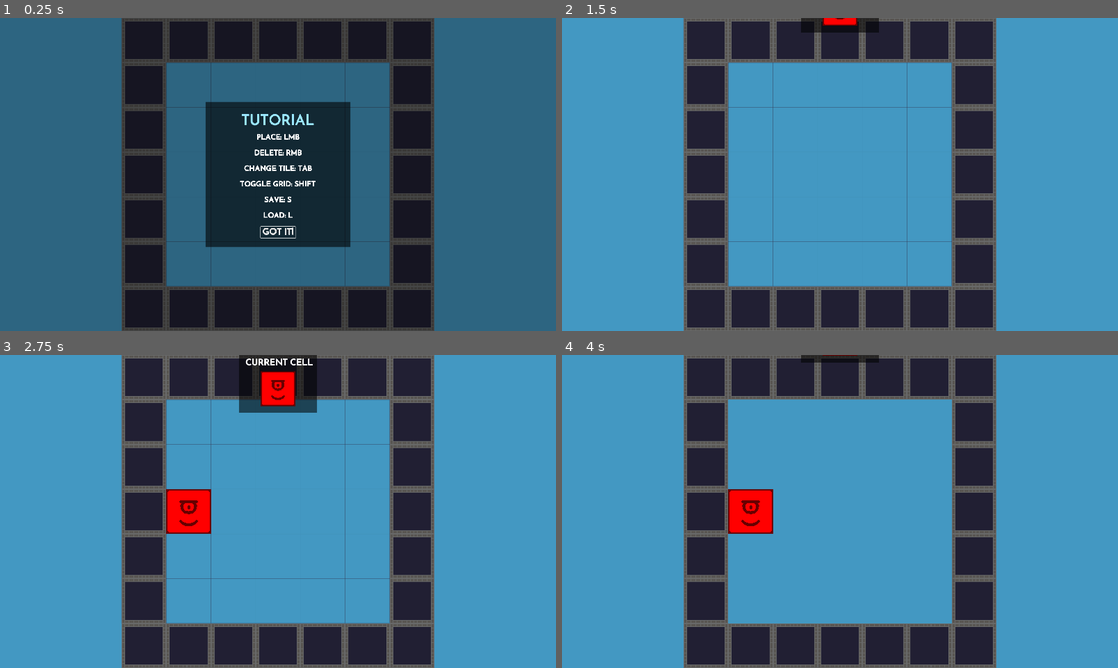
Above: before the commit, frames 1-4 (two rows, left to right).
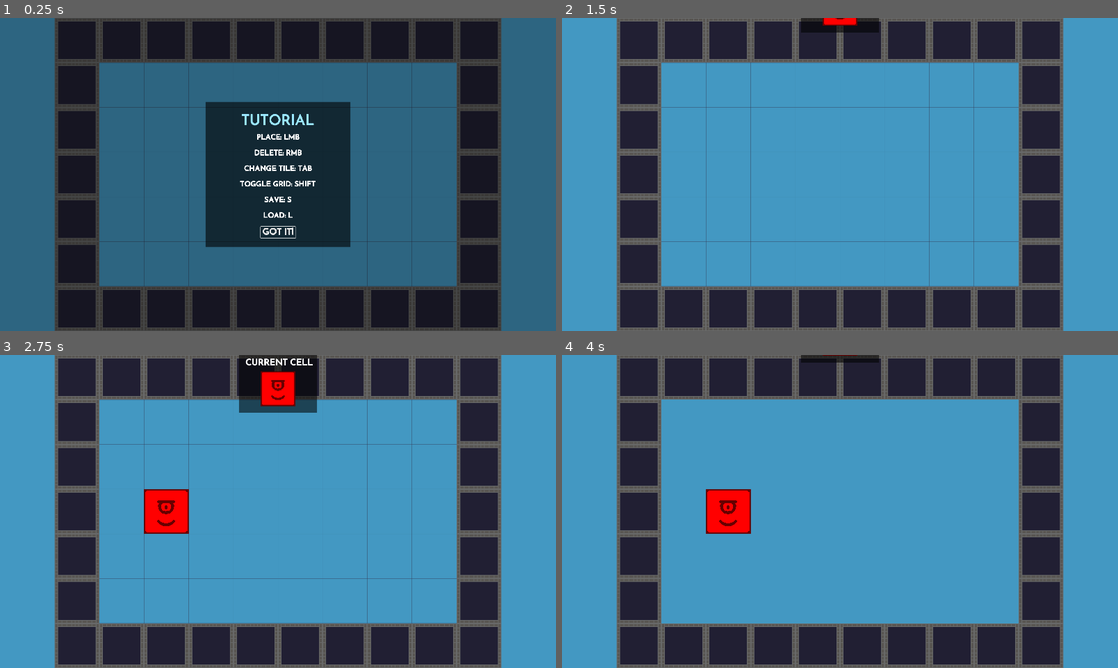
Above: after the commit, the same moments.

Repository: VoidScientist/Terrain-War
Game: Godot game, scene res://scenes/map_creator.tscn
Same seed, same stepped clock (60 frames per second), same inputs: the game is played once before the commit and once after it. This scene is started directly instead of the project's main scene.
Inputs (mouse positions are in pixels of both pictures, inside the frame that each line leads up to):
- Up to frame 1 (0.25 s): no input
- Up to frame 2 (1.5 s): click "GOT IT!" at 0.5 s; move the mouse to (962, 158) at 1.27 s; tap Tab (change_cell) at 1.35 s
- Up to frame 3 (2.75 s): move the mouse to (166, 527) at 2.02 s; click (166, 527) at 2.1 s
- Up to frame 4 (4 s): tap Enter at 2.75 s; move the mouse to (895, 442) at 2.77 s; hold Right mouse button (delete) 2.78-3.53 s; move the mouse to (812, 574) at 3.52 s; tap Shift (toggle_grid) at 3.6 s

The runs differ from the first frame. In frame 1, 34% of the frame differs, in the area x 9-91%, y 0-100%; in frame 2, 35%; in frame 3, 35%; in frame 4, 35%.

Commit message:
mostly finished saving/loading
noticed a problem in usage with camera.focus_on_area()

also i should make a parent class for both editable map and playable map

changing save system to make it less dangerous might be great too

Diff:
--- a/project.godot
+++ b/project.godot
@@ -86,6 +86,11 @@
 "events": [ Object(InputEventKey,"resource_local_to_scene":false,"resource_name":"","device":0,"alt":false,"shift":false,"control":false,"meta":false,"command":false,"pressed":false,"scancode":0,"physical_scancode":83,"unicode":0,"echo":false,"script":null)
  ]
 }
+load={
+"deadzone": 0.5,
+"events": [ Object(InputEventKey,"resource_local_to_scene":false,"resource_name":"","device":0,"alt":false,"shift":false,"control":false,"meta":false,"command":false,"pressed":false,"scancode":0,"physical_scancode":76,"unicode":0,"echo":false,"script":null)
+ ]
+}
 
 [physics]
 
--- a/scenes/map_creator.tscn
+++ b/scenes/map_creator.tscn
@@ -52,6 +52,7 @@
 tile_set = ExtResource( 3 )
 format = 1
 script = ExtResource( 2 )
+width = 8
 
 [node name="FocusingCamera" type="Camera2D" parent="."]
 current = true
@@ -193,7 +194,7 @@
 custom_styles/normal = SubResource( 2 )
 text = "GOT IT!"
 
-[node name="FileDialog" type="FileDialog" parent="UI"]
+[node name="save_dialog" type="FileDialog" parent="UI"]
 anchor_left = 0.5
 anchor_top = 0.5
 anchor_right = 0.5
@@ -207,5 +208,23 @@
 access = 1
 filters = PoolStringArray( "*.dat" )
 
+[node name="load_dialog" type="FileDialog" parent="UI"]
+anchor_left = 0.5
+anchor_top = 0.5
+anchor_right = 0.5
+anchor_bottom = 0.5
+margin_left = -250.0
+margin_top = -250.0
+margin_right = 250.0
+margin_bottom = 250.0
+rect_min_size = Vector2( 500, 500 )
+window_title = "Ouvrir un fichier"
+mode = 0
+access = 1
+filters = PoolStringArray( "*.dat" )
+
 [connection signal="pressed" from="UI/tutorial_layer/tutorial_win/understood_button" to="." method="_on_understood_button_pressed"]
-[connection signal="file_selected" from="UI/FileDialog" to="." method="save"]
+[connection signal="file_selected" from="UI/save_dialog" to="." method="save"]
+[connection signal="popup_hide" from="UI/save_dialog" to="." method="disable_ui"]
+[connection signal="file_selected" from="UI/load_dialog" to="." method="load_map"]
+[connection signal="popup_hide" from="UI/load_dialog" to="." method="disable_ui"]
--- a/scripts/editable_map.gd
+++ b/scripts/editable_map.gd
@@ -5,23 +5,23 @@
 onready var tutorial_ui: Control = $UI/tutorial_layer
 onready var tile_ui: TextureRect = $UI/tile_display/current_tile
 onready var tile_display: AnimationPlayer = $UI/tile_display/AnimationPlayer
-onready var file_dialog: FileDialog = $UI/FileDialog
+onready var save_dialog: FileDialog = $UI/save_dialog
+onready var load_dialog: FileDialog = $UI/load_dialog
 
 const WALL_TILE := 2
 const LINE_COLOR := Color(0.2,0.2,0.3,0.5)
 const PLACEABLE_CELL_RANGE := 3
 
+export var width: int = 5
+export var height: int = 5
+
 var ui_active: bool = true
 
-var width: int = 5
-var height: int = 5
 var current_cell: int = 0
 
 var play_area := Rect2(0, 0, width + 1, height + 1)
 
 var grid_activated: bool = true
-
-var save_data: Dictionary = {}
 
 func _ready():
 	generate_borders()
@@ -57,25 +57,77 @@
 
 	if Input.is_action_just_pressed("save"):
 
-		for i in range(PLACEABLE_CELL_RANGE):
-			save_data[i] = get_used_cells_by_id(i)
-
-		save_data["size"] = Vector2(width, height)
-
-		file_dialog.popup()
+		save_dialog.popup()
 
 		ui_active = true
 
+	if Input.is_action_just_pressed("load"):
+
+		load_dialog.popup()
+
+		ui_active = true
 
 func save(f):
 
+	var save_data = {}
+
+	save_data["nature"] = "Map"
+
+	for i in range(PLACEABLE_CELL_RANGE):
+			save_data[i] = get_used_cells_by_id(i)
+
+	save_data["size"] = Vector2(width, height)
+
 	var file = File.new()
+
 	file.open(f, File.WRITE)
+
 	file.store_var(save_data)
+
 	file.close()
 
-	ui_active = false
 
+func load_map(f):
+
+	var file = File.new()
+
+	file.open(f, File.READ)
+
+	var data = file.get_var(true)
+
+	file.close()
+
+	set_map_up(data)
+
+
+func set_map_up(data: Dictionary):
+
+	if not data.get("nature", null) == "Map":
+		print("data is not map or unrecognized")
+		return
+
+	var saved_size = data["size"]
+
+	width = saved_size.x
+	height = saved_size.y
+
+	for pos in get_used_cells():
+		set_cellv(pos, -1)
+
+	generate_borders()
+
+	for key in data:
+
+		if not key is int:
+			continue
+
+		if not key in range(PLACEABLE_CELL_RANGE):
+			continue
+
+		for pos in data[key]:
+			set_cellv(pos, int(key))
+
+	camera.focus_on_area(get_used_rect(), cell_size)
 
 func generate_borders():
 
@@ -124,3 +176,7 @@
 	tutorial_ui.visible = false
 
 	update_tile_ui()
+
+
+func disable_ui():
+	ui_active = false
